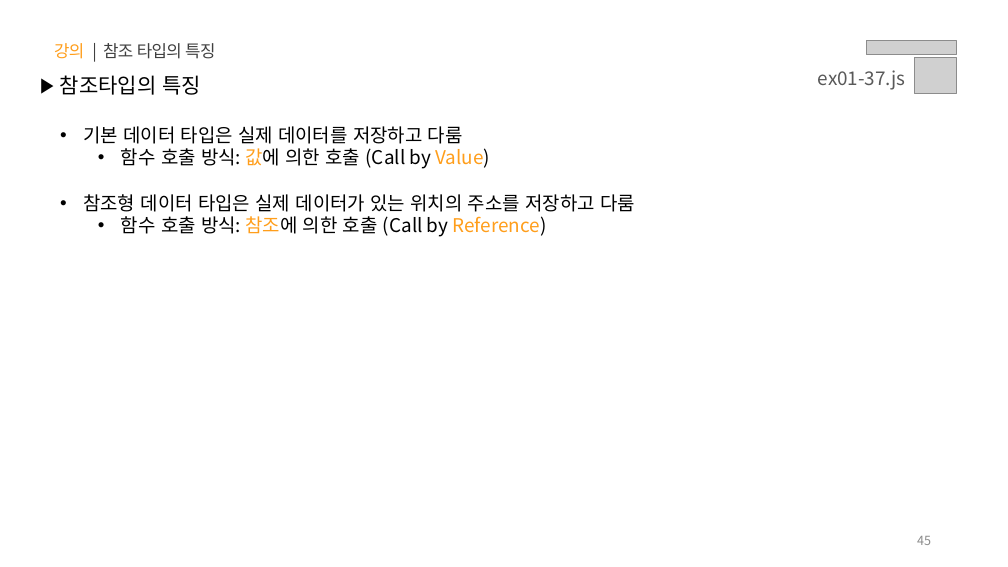
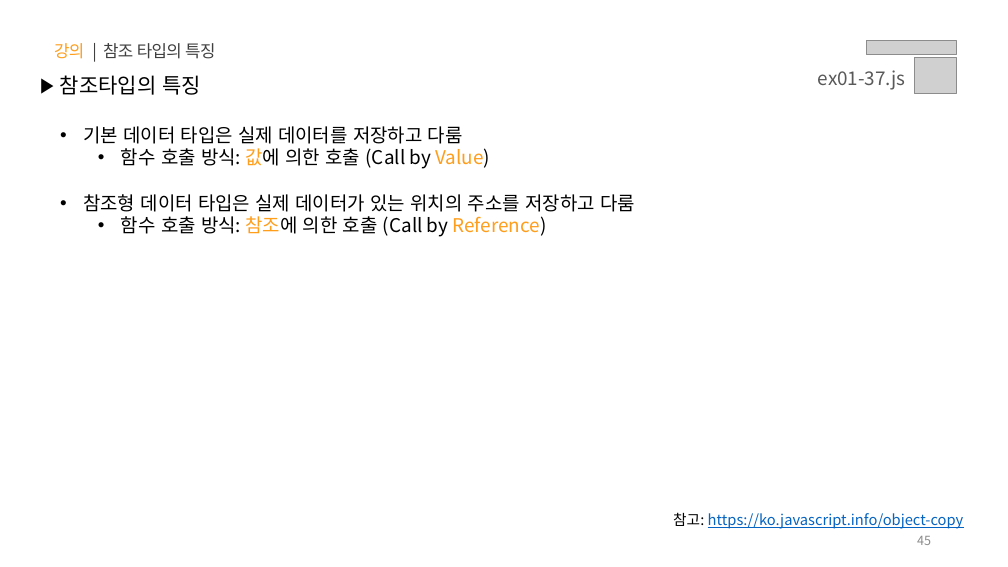
Before and after one commit to yebin-jeong/learn-js, a slide deck: slide 45 of PPT/01.자바스크립트 - 기초 문법.pptx. Drawn at 1008x567 pixels with LibreOffice and Linux fonts; fonts in the diff are those of the drawing; grey boxes stand for pictures. Boxes give left, top, right and bottom in pixels: in the first picture for what was removed or moved away, otherwise in the second. Text is boxed around its words. In the diff, an @@ line names an element or a change of style, - is before the commit and + after.

Commit message:
📝 참고 URL 추가

```diff
--- a/PPT/01.자바스크립트 - 기초 문법.pptx
+++ b/PPT/01.자바스크립트 - 기초 문법.pptx
@@ text added at (x1=673, y1=512, x2=964, y2=529), 14 pt, text #0563C1, underline @@
+참고: https://ko.javascript.info/object-copy
```
Also in this commit, not shown: 45 other slides changed.
